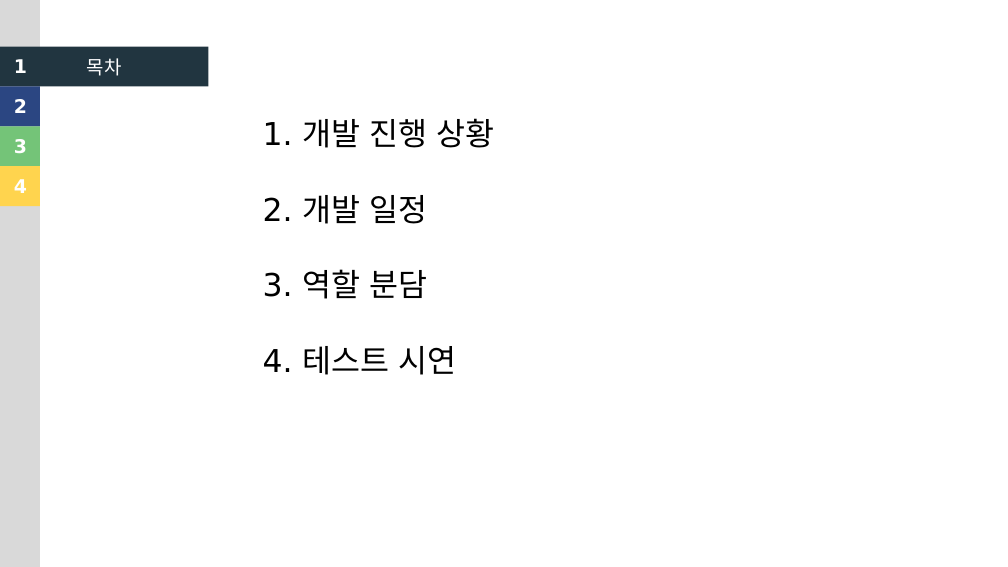
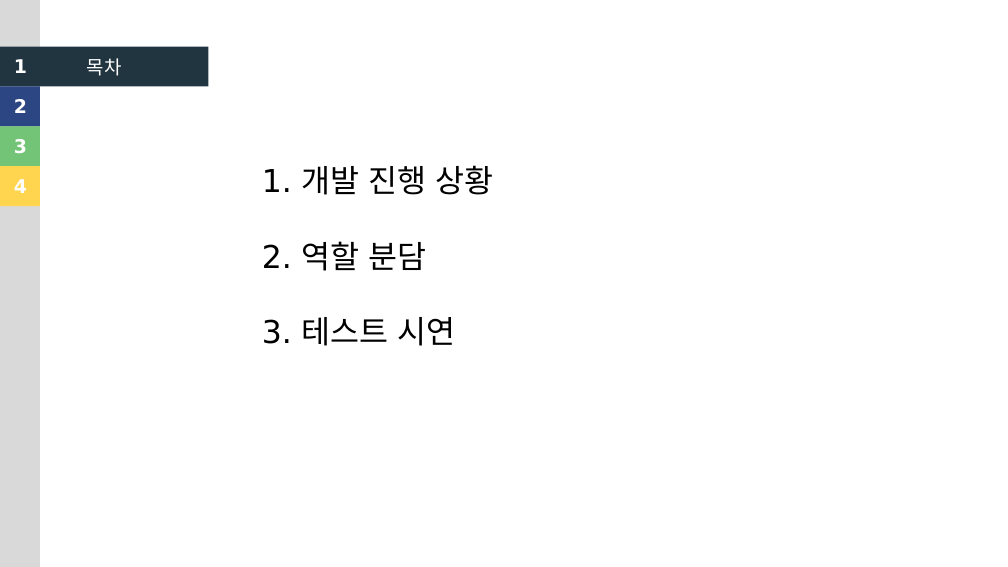
Before and after one commit to WindowsHyun/PythonTermProject, a slide deck: slide 2 of Documnet/[최종]스크립트 언어 텀프로젝트 기획.pptx. Drawn at 1008x567 pixels with LibreOffice and Linux fonts; fonts in the diff are those of the drawing. Boxes give left, top, right and bottom in pixels: in the first picture for what was removed or moved away, otherwise in the second. Text is boxed around its words. In the diff, an @@ line names an element or a change of style, - is before the commit and + after.

```diff
--- a/Documnet/[최종]스크립트 언어 텀프로젝트 기획.pptx
+++ b/Documnet/[최종]스크립트 언어 텀프로젝트 기획.pptx
@@ text "1. 개발 진행 상황": place and size @@
-text "1. 개발 진행 상황" at (263, 118, 494, 375)
+text "1. 개발 진행 상황" at (262, 165, 493, 346)
@@ text at (262, 165, 493, 195): text colour #565656 to #000000 in "1. 개발 진행 상황" @@
@@ text at (262, 241, 456, 346): text changed; text colour #565656 to #000000 @@
-2. 개발 일정
-3. 역할 분담
-4. 테스트 시연
+2. 역할 분담
+3. 테스트 시연
```
Also in this commit, not shown: 12 other slides changed, 1 slide removed.
